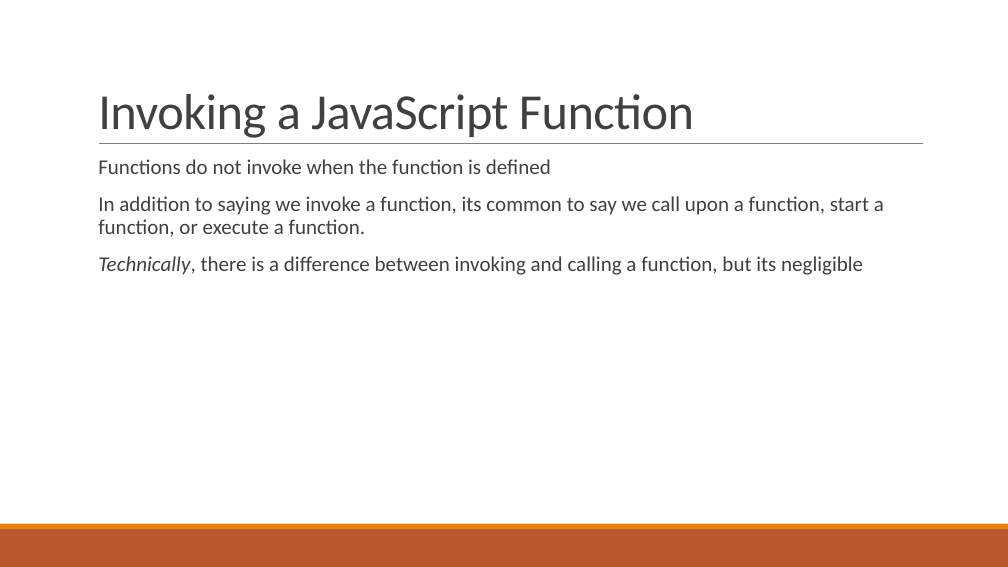
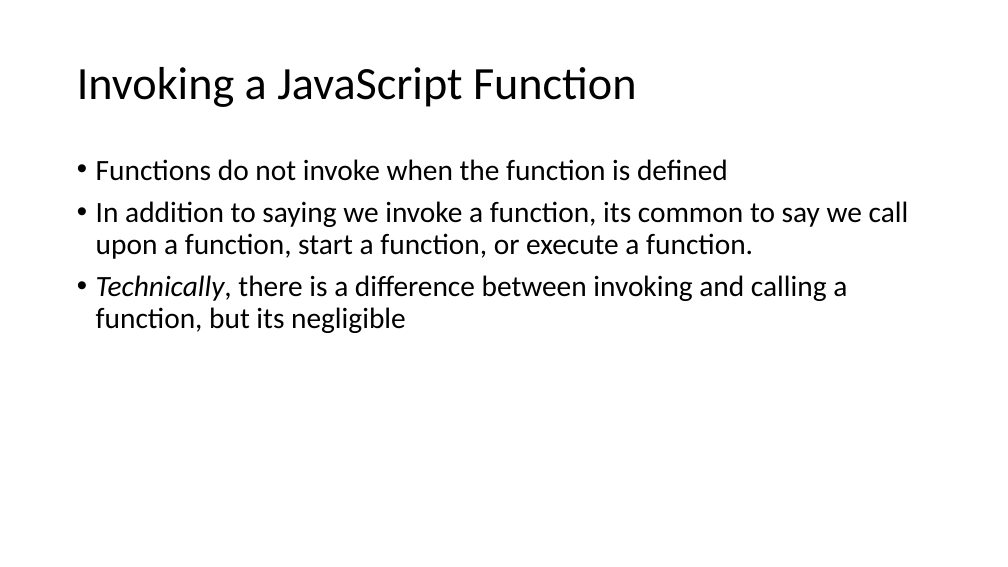
Before and after one commit to YWCANWIL-TechLab/Module12-Functions, a slide deck: slide 23 of slides/Module 12 - Functions.pptx. Drawn at 1008x567 pixels with LibreOffice and Linux fonts; fonts in the diff are those of the drawing. Boxes give left, top, right and bottom in pixels: in the first picture for what was removed or moved away, otherwise in the second. Text is boxed around its words. In the diff, an @@ line names an element or a change of style, - is before the commit and + after.

```diff
--- a/slides/Module 12 - Functions.pptx
+++ b/slides/Module 12 - Functions.pptx
@@ title "Invoking a JavaScript Function": place and size @@
-title "Invoking a JavaScript Function" at (98, 94, 694, 138)
+title "Invoking a JavaScript Function" at (77, 67, 637, 107)
@@ title "Invoking a JavaScript Function" at (77, 67, 637, 107): size 48 to 44 pt, text colour #404040 to #000000, letter spacing -0.5 to 0 pt; line spacing 0.85 to 0.9; vertical alignment bottom to middle @@
@@ line removed from (99, 144) to (923, 144) @@
@@ text "Functions do not invoke when ..." at (96, 159, 909, 333): size 20 to 28 pt, text colour #404040 to #000000; bullet   to •; less space between paragraphs @@
@@ rectangle removed at (0, 529, 1008, 567) @@
@@ rectangle removed at (0, 524, 1008, 529) @@
```
Also in this commit, not shown: 34 other slides changed, 5 other files.
